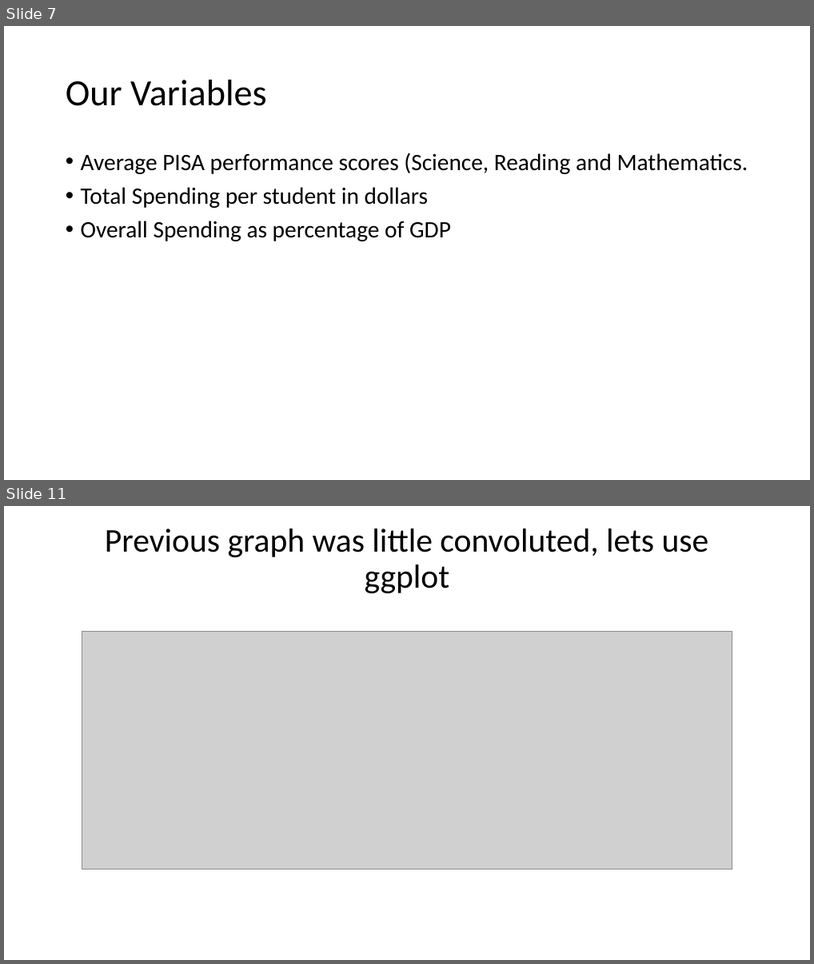
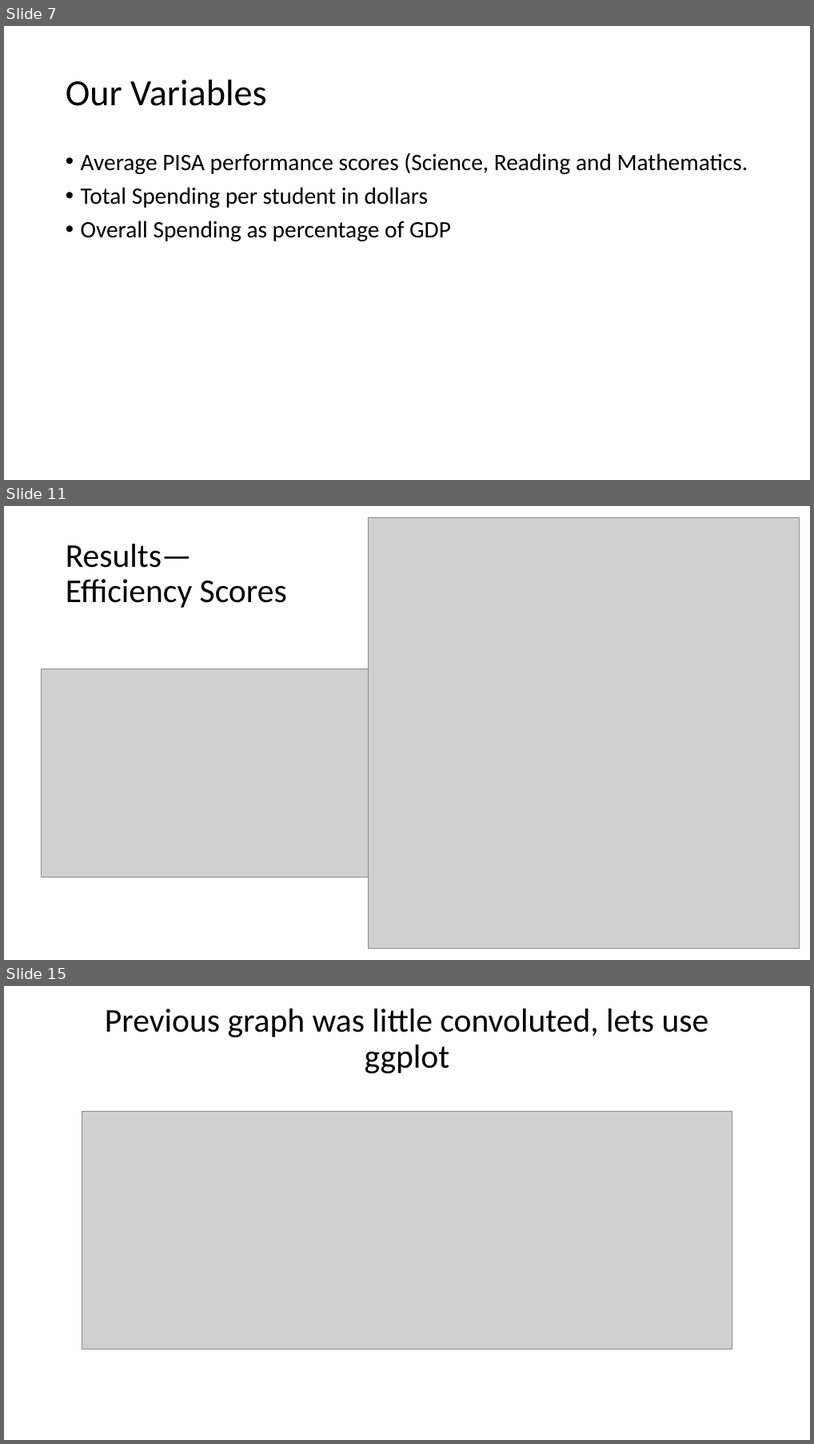
Before and after one commit to AndeyNunes/educationDEA, a slide deck: Project Presentation.pptx. Shown one above the other, each under a label of ours: slides 7 and 11 before the commit, slides 7, 11 and 15 after it; the slides between them are not shown. The pictures are 814x964 and 814x1444 pixels, drawn with LibreOffice and Linux fonts; fonts in the diff are those of the drawing; grey boxes stand for pictures. Boxes give left, top, right and bottom in pixels: in the first picture for what was removed or moved away, otherwise in the second. Text is boxed around its words. In the diff, an @@ line names an element or a change of style, - is before the commit and + after.

```diff
--- a/Project Presentation.pptx
+++ b/Project Presentation.pptx
@@ slide 11 added at <box>4,506,810,960</box>, background #FFFFFF @@
@@ picture added at <box>369,517,799,948</box> @@
@@ title added at <box>66,544,287,608</box>, 39.6 pt, text #000000 @@
+Results—Efficiency Scores
@@ picture added at <box>42,668,386,877</box> @@
@@ what was slide 11 is now slide 15 @@
```
Also in this commit, not shown: 4 slides changed, 7 other slides added, 2 slides removed.
